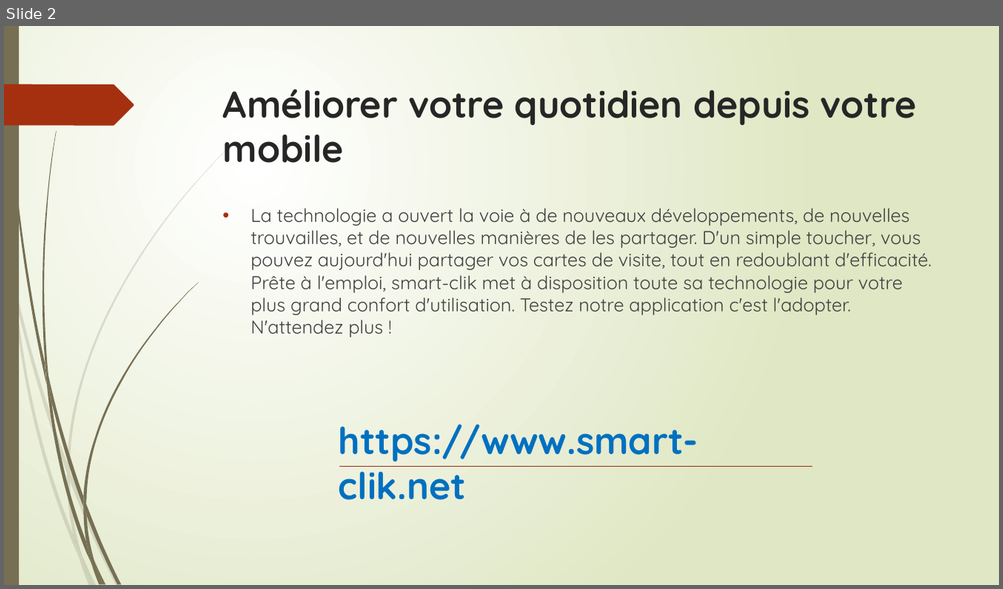
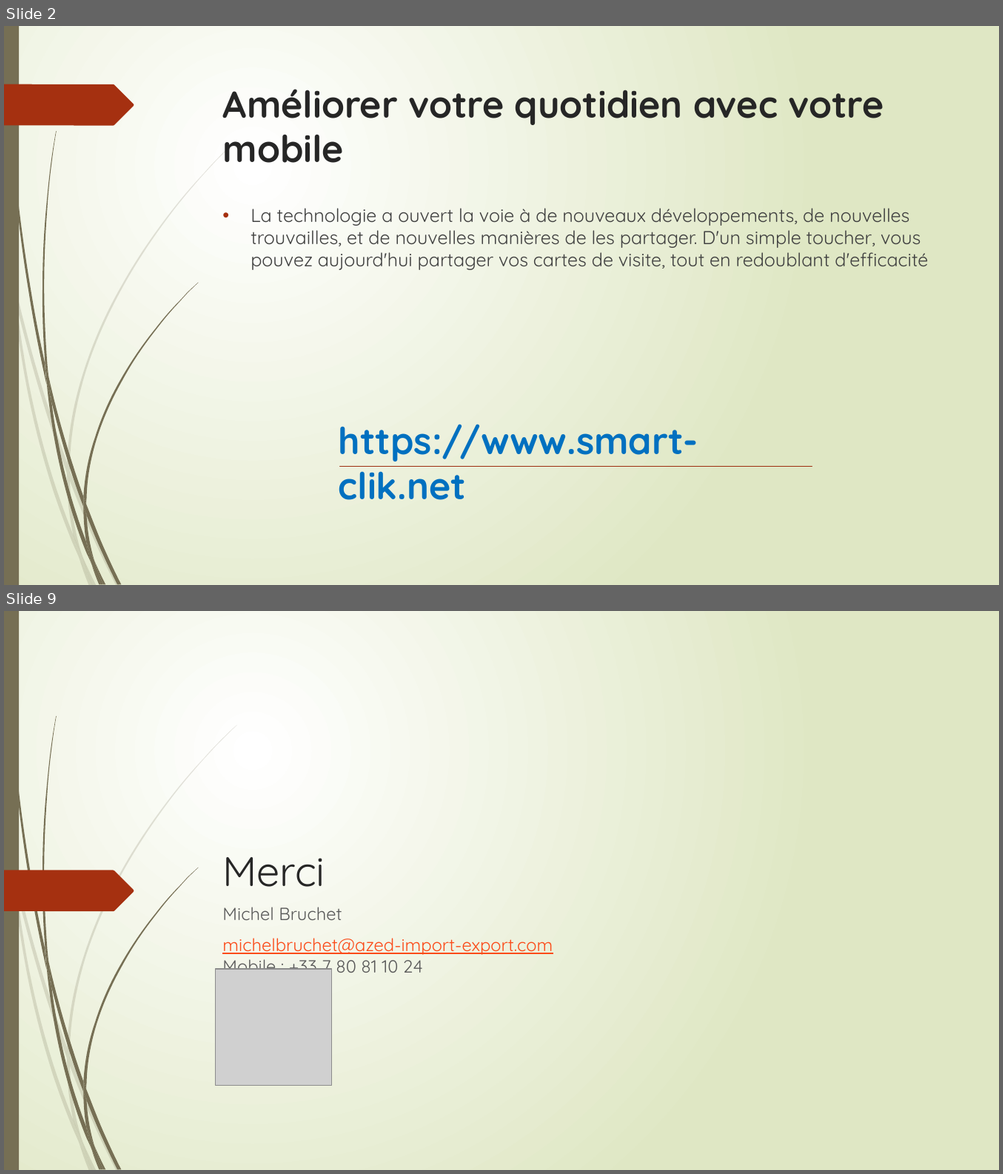
Before and after one commit to europedigitalconsulting/Abeer, a slide deck: Smart-clik.pptx. Shown one above the other, each under a label of ours: slide 2 before the commit, slides 2 and 9 after it; the slides between them are not shown. The pictures are 1003x589 and 1003x1174 pixels, drawn with LibreOffice and Linux fonts; fonts in the diff are those of the drawing; grey boxes stand for pictures. Boxes give left, top, right and bottom in pixels: in the first picture for what was removed or moved away, otherwise in the second. Text is boxed around its words. In the diff, an @@ line names an element or a change of style, - is before the commit and + after.

```diff
--- a/Smart-clik.pptx
+++ b/Smart-clik.pptx
@@ slide 9 added at bbox=[4, 611, 999, 1170], background gradient #FFFFFF to #DFE8C4; not listed: 23 template elements that a slide beside it also shows @@
@@ freeform shape added at bbox=[4, 871, 134, 911], fill #A53010 @@
@@ title added at bbox=[222, 857, 324, 887], 40 pt, text #262626 @@
+Merci
@@ text added at bbox=[222, 907, 552, 973], 17 pt, text #FB4A18, underline @@
+Michel Bruchet
+michelbruchet@azed-import-export.com
+Mobile : +33 7 80 81 10 24
@@ picture added at bbox=[215, 969, 332, 1085] @@
@@ slide 2 changed as well @@
@@ title at bbox=[223, 89, 884, 163]: text changed @@
-Améliorer votre quotidien depuis votre mobile
+Améliorer votre quotidien avec votre mobile
@@ text at bbox=[250, 208, 928, 270]: text changed @@
-• La technologie a ouvert la voie à de nouveaux développements, de nouvelles trouvailles, et de nouvelles manières de les partager. D'un simple toucher, vous pouvez aujourd'hui partager vos cartes de visite, tout en redoublant d'efficacité. Prête à l'emploi, smart-clik met à disposition toute sa technologie pour votre plus grand confort d'utilisation. Testez notre application c'est l'adopter. N'attendez plus !
+• La technologie a ouvert la voie à de nouveaux développements, de nouvelles trouvailles, et de nouvelles manières de les partager. D'un simple toucher, vous pouvez aujourd'hui partager vos cartes de visite, tout en redoublant d'efficacité
```
Also in this commit, not shown: 1 other slide changed, 6 other slides added, 1 slide removed, 13 other files.
